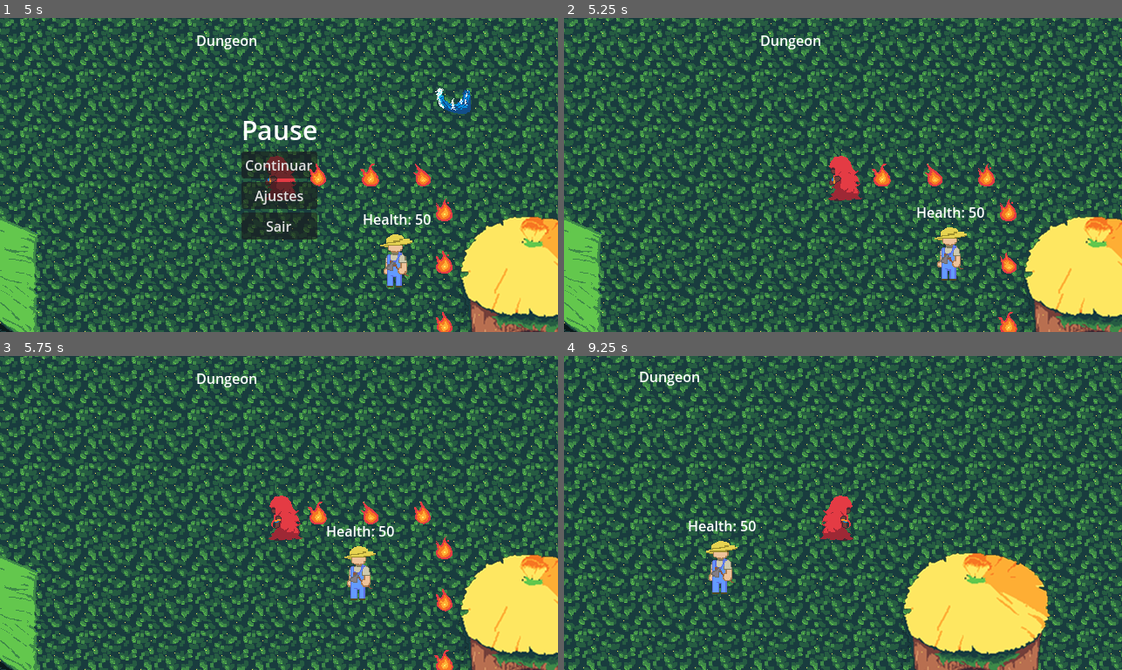
Above: before the commit, frames 1-4 (two rows, left to right).
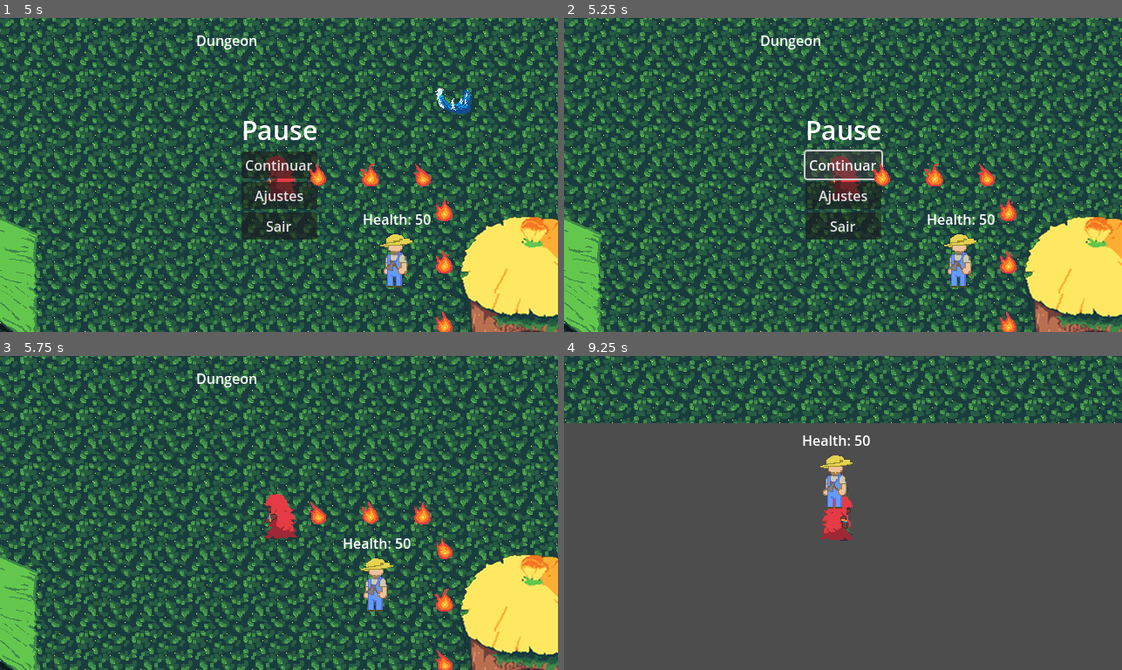
Above: after the commit, the same moments.

Repository: SamuelMTL/AmazonProject
Game: Godot game, scene res://scenes/aldeia.tscn
Two runs of this game, one before a commit and one after it. Both use one fixed random seed, a clock stepped at 60 frames per second and the inputs below. This scene is started directly instead of the project's main scene. Sound files missing from this copy of the repository are replaced by a short silence.
Inputs (mouse positions are in pixels of both pictures, inside the frame that each line leads up to):
- Up to frame 1 (5 s): move the mouse to (401, 159) at 0.52 s; hold Right (ui_right) 0.53-1.28 s; tap R (BoitataPower) at 0.6 s; move the mouse to (167, 190) at 1.27 s; hold Down (ui_down) 1.28-2.03 s; tap Q (CurupiraPower) at 1.35 s; move the mouse to (334, 105) at 2.02 s; hold Right (ui_right) 2.03-2.75 s; tap H (Habilidades) at 2.1 s; click "Voltar" at 2.75 s; move the mouse to (251, 237) at 3.52 s; hold Up (ui_up) 3.53-4.28 s; tap E (IaraPower) at 3.6 s; move the mouse to (446, 222) at 4.27 s; hold Left (ui_left) from 4.28 s (still down); click (446, 222) at 4.35 s; tap Escape (pause) at 4.9 s
- Up to frame 2 (5.25 s): release Left (ui_left) at 5 s; click "Continuar" at 5 s
- Up to frame 3 (5.75 s): no input
- Up to frame 4 (9.25 s): move the mouse to (675, 465) at 5.77 s; hold Left (ui_left) 5.78-6.53 s; tap one key every 0.75 s from 5.85 s: 3 (equip_boleadeira) 2 (equip_lanca) 1 (equip_tacape) 4 (equip_zarabatana) R (BoitataPower); move the mouse to (870, 513) at 6.52 s; hold Down (ui_down) 6.53-7.28 s; move the mouse to (759, 434) at 7.27 s; hold Right (ui_right) 7.28-8.03 s; move the mouse to (965, 497) at 8.02 s; hold Up (ui_up) 8.03-8.78 s; move the mouse to (731, 528) at 8.77 s; hold Right (ui_right) from 8.78 s (still down)

Frame 1 is identical in both runs. In frame 2, 4.0% of the frame differs, in the area x 42-82%, y 32-100%; in frame 3, 2.2%; in frame 4, 92%, in the area x 0-100%, y 0-100%.

Commit message:
Sons dos botões (menu de pause) adicionado.

Diff:
--- a/amazonproject/Components/PauseComponent/PauseComponent.tscn
+++ b/amazonproject/Components/PauseComponent/PauseComponent.tscn
@@ -1,9 +1,11 @@
-[gd_scene load_steps=5 format=3 uid="uid://b10h4cuhgc3sd"]
+[gd_scene load_steps=7 format=3 uid="uid://b10h4cuhgc3sd"]
 
 [ext_resource type="Script" path="res://Components/PauseComponent/pause_component.gd" id="1_8ftj5"]
 [ext_resource type="PackedScene" uid="uid://bj10xu5qc40iv" path="res://Components/PauseComponent/PauseComponentsButtons.tscn" id="2_olaim"]
 [ext_resource type="AudioStream" uid="uid://6sfhl0ahhfxd" path="res://assets/sound/music/pause.mp3" id="3_1uyae"]
 [ext_resource type="Script" path="res://Components/PauseComponent/pause_music.gd" id="3_xau2n"]
+[ext_resource type="AudioStream" uid="uid://cjrockamstgr7" path="res://assets/sound/sfx/buttom-click.mp3" id="5_chdb5"]
+[ext_resource type="AudioStream" uid="uid://d0alea6l7h606" path="res://assets/sound/sfx/buttom-hover.mp3" id="6_flw5u"]
 
 [node name="PauseComponent" type="Control"]
 process_mode = 3
@@ -48,6 +50,12 @@
 stream = ExtResource("3_1uyae")
 script = ExtResource("3_xau2n")
 
+[node name="Click Sound" type="AudioStreamPlayer" parent="."]
+stream = ExtResource("5_chdb5")
+
+[node name="Hover Sound" type="AudioStreamPlayer" parent="."]
+stream = ExtResource("6_flw5u")
+
 [connection signal="pressed" from="CenterContainer/VBoxContainer/Continuar" to="." method="_on_continuar_pressed"]
 [connection signal="pressed" from="CenterContainer/VBoxContainer/Ajustes" to="." method="_on_ajustes_pressed"]
 [connection signal="pressed" from="CenterContainer/VBoxContainer/Sair" to="." method="_on_sair_pressed"]
--- a/amazonproject/Components/PauseComponent/PauseComponentsButtons.tscn
+++ b/amazonproject/Components/PauseComponent/PauseComponentsButtons.tscn
@@ -5,3 +5,6 @@
 [node name="PauseComponentsButtons" type="Button"]
 text = "texto"
 script = ExtResource("1_d752p")
+
+[connection signal="mouse_entered" from="." to="." method="_on_mouse_entered"]
+[connection signal="pressed" from="." to="." method="_on_pressed"]
--- a/amazonproject/Components/PauseComponent/pause_component.gd
+++ b/amazonproject/Components/PauseComponent/pause_component.gd
@@ -6,12 +6,15 @@
 		visible = true
 
 func _on_continuar_pressed() -> void:
+	await get_tree().create_timer(0.3).timeout # Delay pro som do botão
 	visible = false
 	get_tree().paused = false
 
 func _on_ajustes_pressed() -> void:
+	await get_tree().create_timer(0.3).timeout
 	get_tree().change_scene_to_file("res://scenes/AjustesScene/AjustesScene.tscn")
 	get_tree().paused = false
 
 func _on_sair_pressed() -> void:
+	await get_tree().create_timer(0.3).timeout
 	get_tree().quit()
--- a/amazonproject/Components/PauseComponent/pause_components_buttons.gd
+++ b/amazonproject/Components/PauseComponent/pause_components_buttons.gd
@@ -1,6 +1,16 @@
 extends Button
 
 @export var label_text: String
+@onready var click_sound = $"../../../Click Sound"
+@onready var hover_sound = $"../../../Hover Sound"
 
 func _ready() -> void:
 	text = label_text
+	click_sound.volume_db = -5
+	hover_sound.volume_db = -15
+
+func _on_pressed() -> void:
+	click_sound.play()
+
+func _on_mouse_entered() -> void:
+	hover_sound.play()
